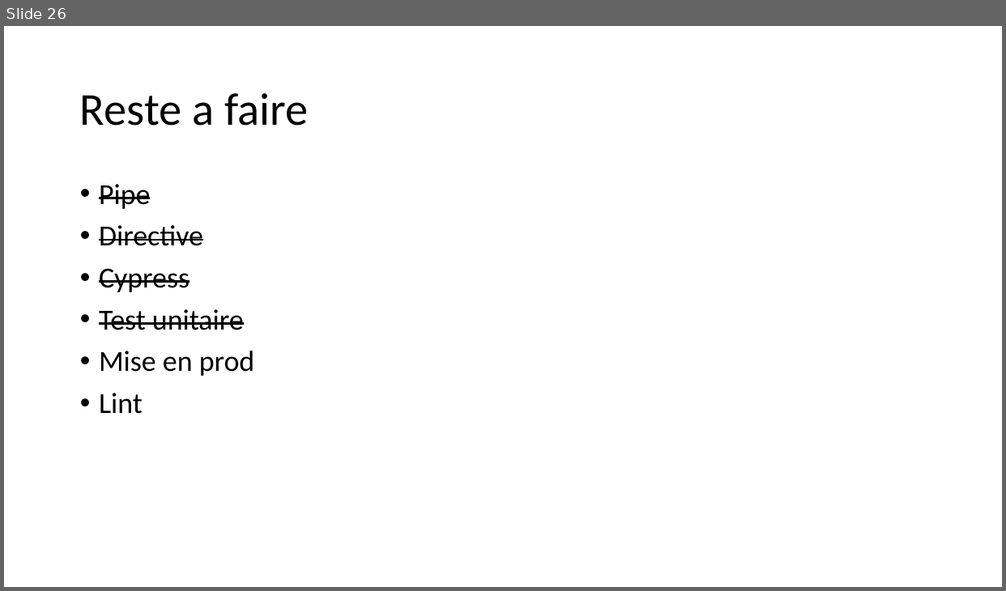
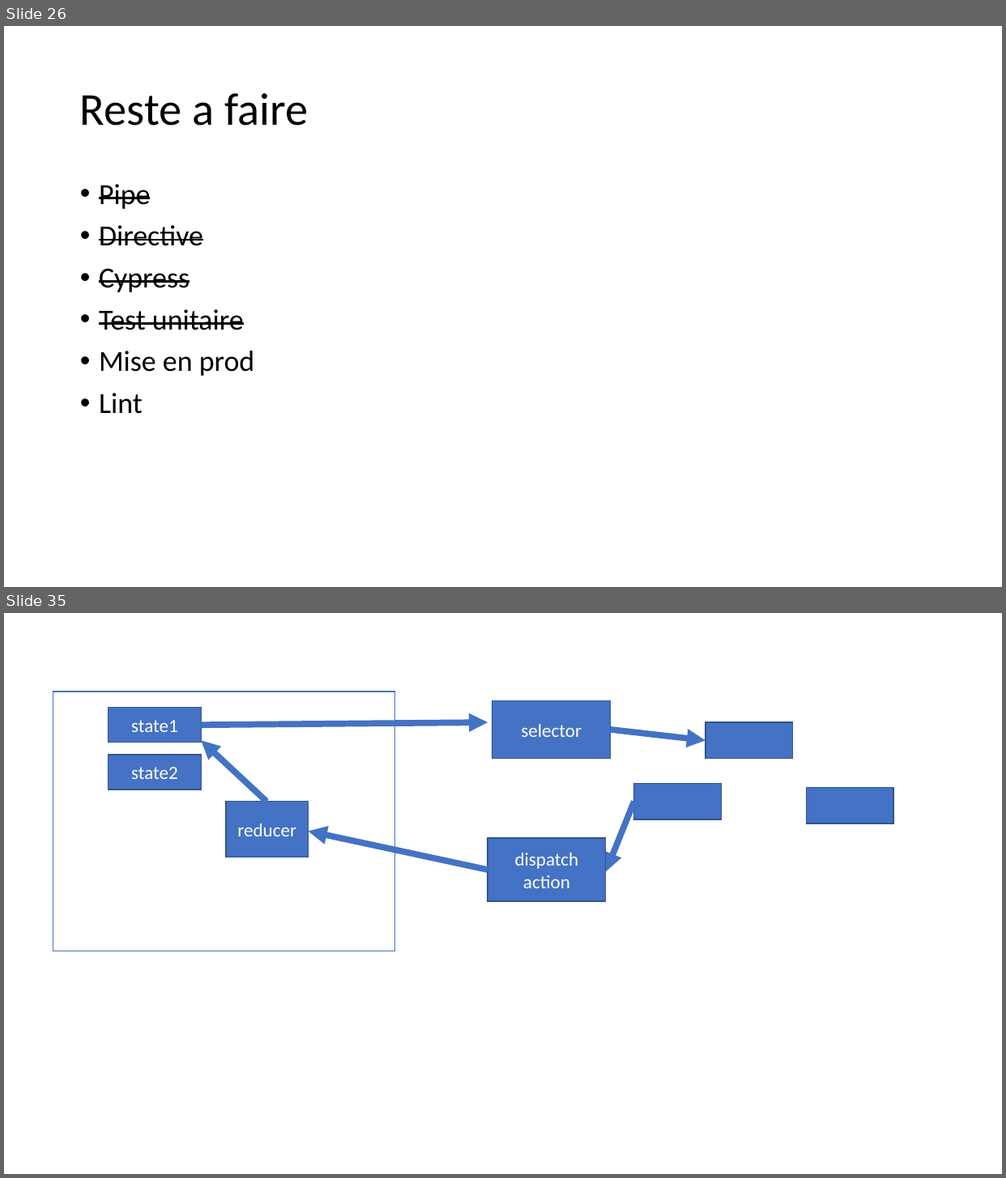
Before and after one commit to jlg-formation/agu-dec-2022, a slide deck: notes.pptx. Shown one above the other, each under a label of ours: slide 26 before the commit, slides 26 and 35 after it; the slides between them are not shown. The pictures are 1006x591 and 1006x1178 pixels, drawn with LibreOffice and Linux fonts; fonts in the diff are those of the drawing. Boxes give left, top, right and bottom in pixels: in the first picture for what was removed or moved away, otherwise in the second. Text is boxed around its words. In the diff, an @@ line names an element or a change of style, - is before the commit and + after.

```diff
--- a/notes.pptx
+++ b/notes.pptx
@@ slide 35 added at <box>4,613,1002,1174</box>, background #FFFFFF @@
@@ rectangle added at <box>53,692,394,952</box>, fill #FFFFFF, outline #4472C4 1 pt @@
@@ rectangle added at <box>108,707,201,743</box>, fill #4472C4, outline #325491 1 pt, 18 pt, text #FFFFFF @@
+state1
@@ rectangle added at <box>492,700,611,758</box>, fill #4472C4, outline #325491 1 pt, 18 pt, text #FFFFFF @@
+selector
@@ arrow added from (201, 726) to (488, 722), #4472C4 6 pt @@
@@ arrow added from (611, 730) to (705, 740), #4472C4 6 pt @@
@@ rectangle added at <box>705,722,793,758</box>, fill #4472C4, outline #325491 1 pt @@
@@ rectangle added at <box>108,756,201,790</box>, fill #4472C4, outline #325491 1 pt, 18 pt, text #FFFFFF @@
+state2
@@ arrow added from (266, 802) to (201, 740), #4472C4 6 pt @@
@@ rectangle added at <box>226,802,308,857</box>, fill #4472C4, outline #325491 1 pt, 18 pt, text #FFFFFF @@
+reducer
@@ arrow added from (634, 802) to (606, 872), #4472C4 6 pt @@
@@ rectangle added at <box>634,784,722,820</box>, fill #4472C4, outline #325491 1 pt @@
@@ rectangle added at <box>807,787,894,824</box>, fill #4472C4, outline #325491 1 pt @@
@@ arrow added from (488, 870) to (309, 832), #4472C4 6 pt @@
@@ rectangle added at <box>488,838,606,901</box>, fill #4472C4, outline #325491 1 pt, 18 pt, text #FFFFFF @@
+dispatch action
```
Also in this commit, not shown: 8 other slides added, 1 other file.
